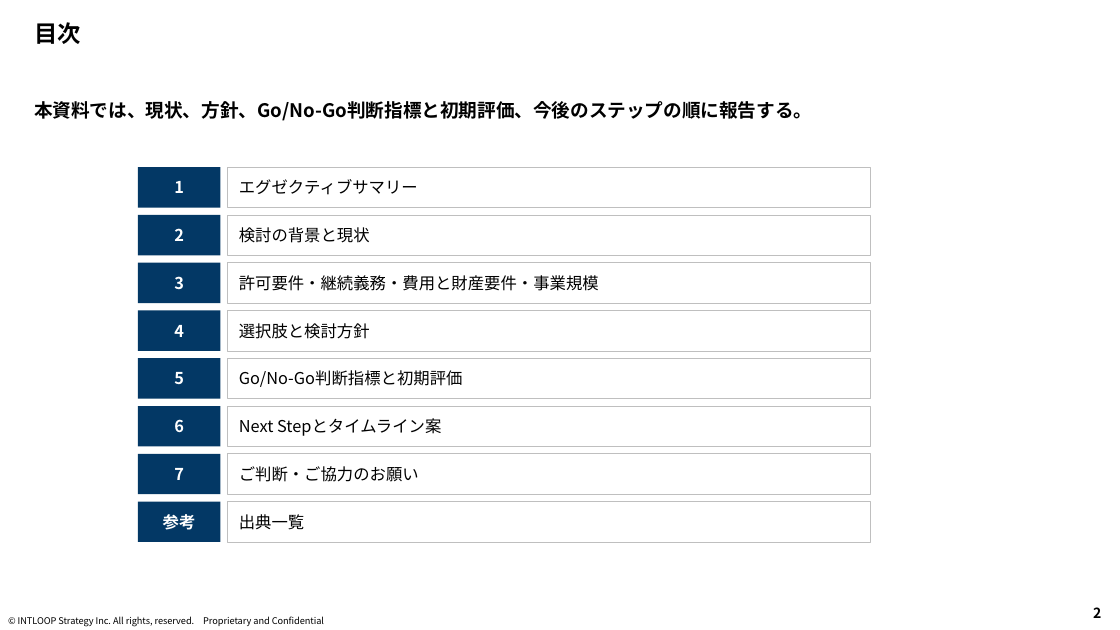
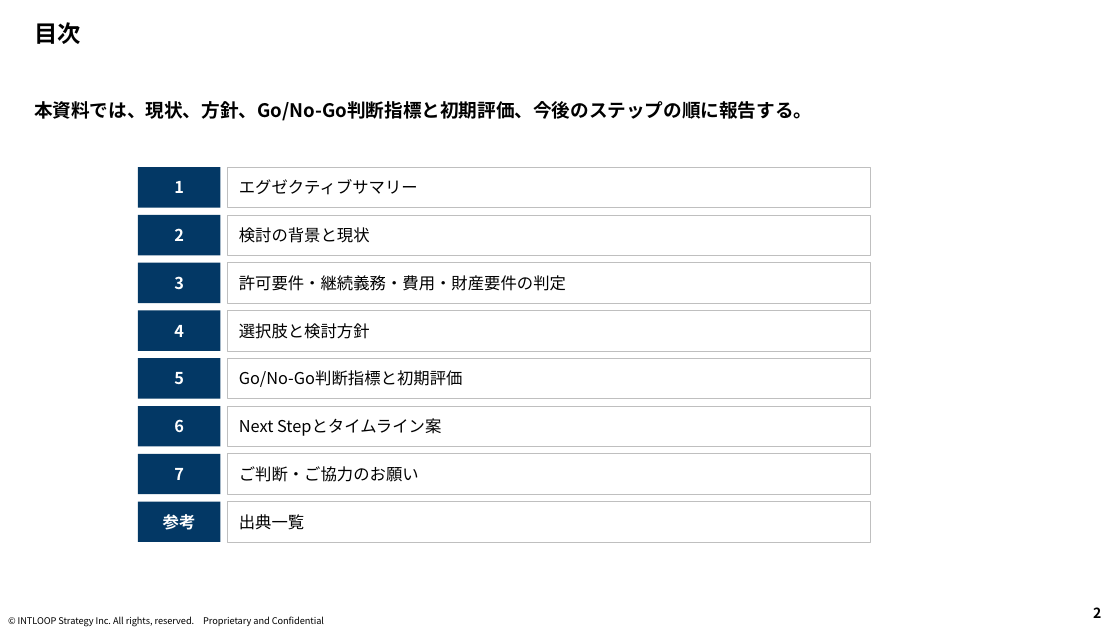
Before and after one commit to mkomko2011/For-AI, a slide deck: slide 2 of INTS_派遣業許可検討/INTS_派遣業許可検討_報告資料.pptx. Drawn at 1120x630 pixels with LibreOffice and Linux fonts; fonts in the diff are those of the drawing; background and template pictures are left out. Boxes give left, top, right and bottom in pixels: in the first picture for what was removed or moved away, otherwise in the second. Text is boxed around its words. In the diff, an @@ line names an element or a change of style, - is before the commit and + after.

```diff
--- a/INTS_派遣業許可検討/INTS_派遣業許可検討_報告資料.pptx
+++ b/INTS_派遣業許可検討/INTS_派遣業許可検討_報告資料.pptx
@@ text in rectangle at [239,275,566,291]: text changed @@
-許可要件・継続義務・費用と財産要件・事業規模
+許可要件・継続義務・費用・財産要件の判定
```
Also in this commit, not shown: 13 other slides changed, 1 slide added, 1 other file.
